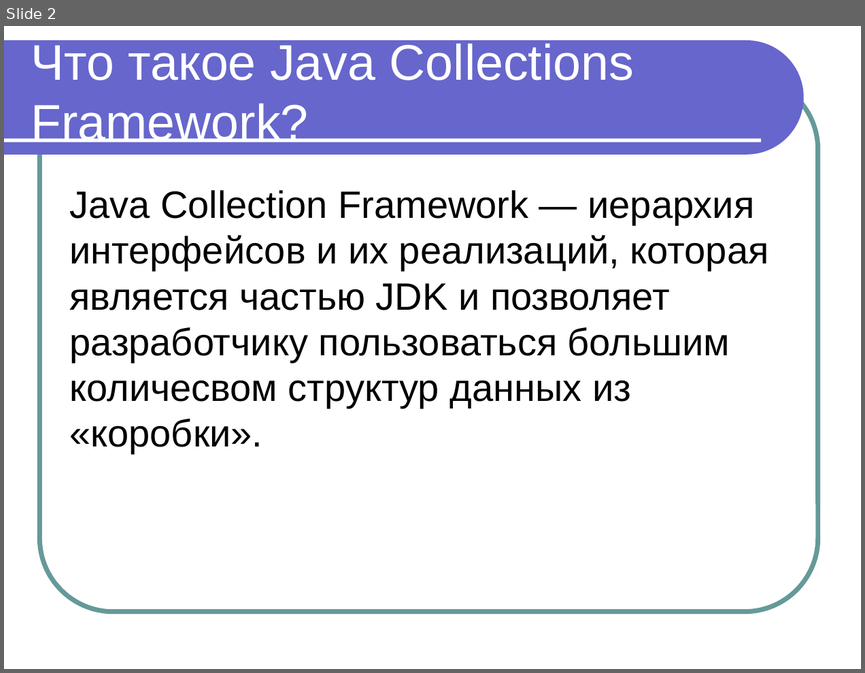
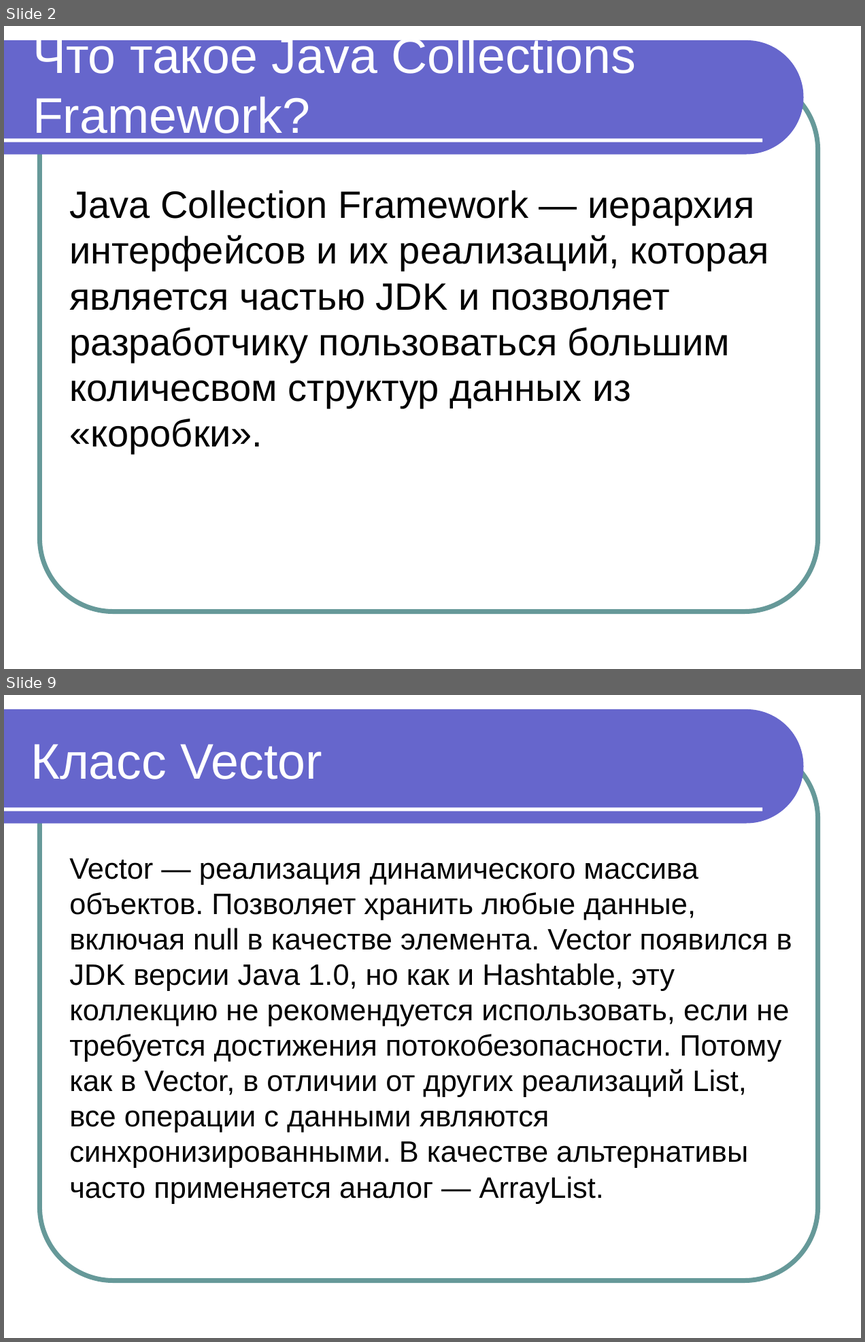
Before and after one commit to maxchv/JavaLessons, a slide deck: Lesson10/JavaCollections.ppt. Shown one above the other, each under a label of ours: slide 2 before the commit, slides 2 and 9 after it; the slides between them are not shown. The pictures are 865x673 and 865x1342 pixels, drawn with LibreOffice and Linux fonts; fonts in the diff are those of the drawing. Boxes give left, top, right and bottom in pixels: in the first picture for what was removed or moved away, otherwise in the second. Text is boxed around its words. In the diff, an @@ line names an element or a change of style, - is before the commit and + after.

```diff
--- a/Lesson10/JavaCollections.ppt
+++ b/Lesson10/JavaCollections.ppt
@@ slide 9 added at [4, 695, 861, 1338], background #FFFFFF; not listed: 3 template elements that a slide beside it also shows @@
@@ title added at [31, 744, 322, 779], 42 pt, text #FFFFFF @@
+Класс Vector
@@ text added at [69, 858, 792, 1203], 24.8 pt, text #000000 @@
+Vector — реализация динамического массива объектов. Позволяет хранить любые данные, включая null в качестве элемента. Vector появился в JDK версии Java 1.0, но как и Hashtable, эту коллекцию не рекомендуется использовать, если не требуется достижения потокобезопасности. Потому как в Vector, в отличии от других реализаций List, все операции с данными являются синхронизированными. В качестве альтернативы часто применяется аналог — ArrayList.
@@ slide 2 changed as well @@
@@ text "Что такое Java Collections Framework?" rewrapped from [31, 43, 634, 142] to [33, 33, 636, 142] @@
```
Also in this commit, not shown: 40 other slides added.
